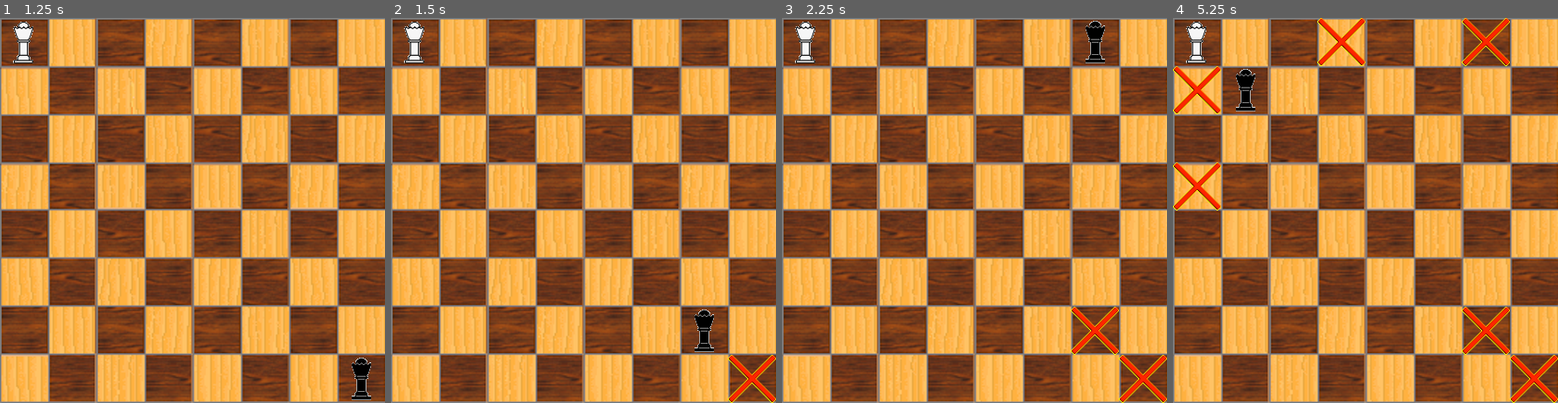
Above: before the commit, frames 1-4 (left to right).
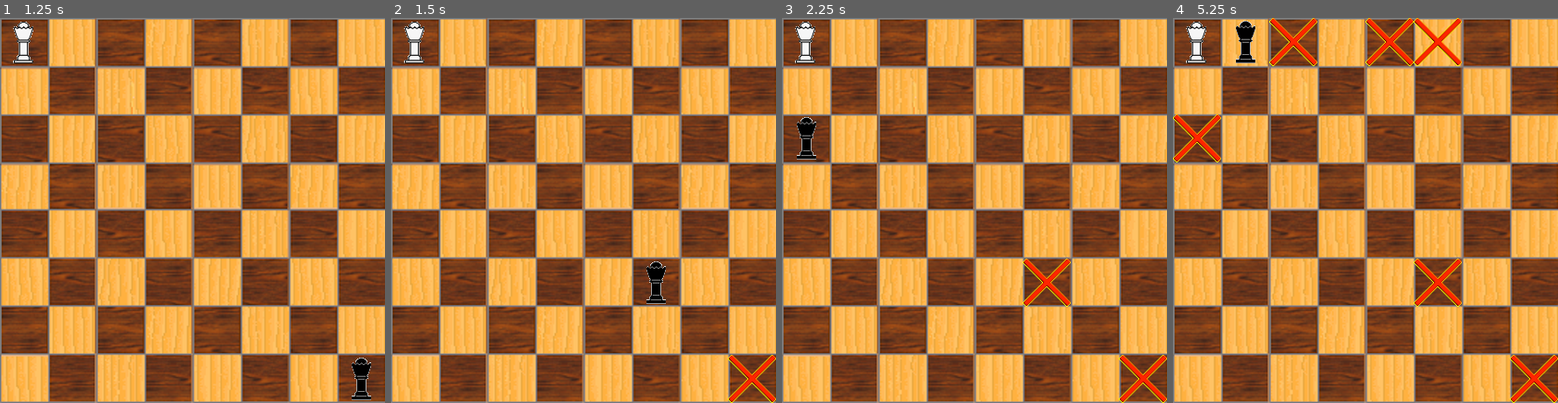
Above: after the commit, the same moments.

Repository: jmsato/IsolationGame
Game: Godot game, scene res://Scenes/Root.tscn
Same seed, same stepped clock (60 frames per second), same inputs: the game is played once before the commit and once after it.
Inputs (mouse positions are in pixels of both pictures, inside the frame that each line leads up to):
- Up to frame 1 (1.25 s): click "Start" at 0.5 s
- Up to frame 2 (1.5 s): tap Enter at 1.25 s; move the mouse to (668, 191) at 1.27 s; click (668, 191) at 1.35 s
- Up to frame 3 (2.25 s): tap Space at 2 s; move the mouse to (897, 229) at 2.02 s; click (897, 229) at 2.1 s
- Up to frame 4 (5.25 s): tap Enter at 2.75, 4.25 s; move the mouse to (1404, 125) at 2.77 s; click (1404, 125) at 2.85 s; tap Space at 3.5, 5 s; move the mouse to (1346, 287) at 3.52 s; click (1346, 287) at 3.6 s; move the mouse to (1481, 268) at 4.27 s; click (1481, 268) at 4.35 s; move the mouse to (1250, 152) at 5.02 s; click (1250, 152) at 5.1 s

Frame 1 is identical in both runs. In frame 2, 0.8% of the frame differs, in the area x 66-84%, y 63-87%; in frame 3, 1.9%; in frame 4, 6.4%, in the area x 0-88%, y 0-88%.

Commit message:
Cleaned up comments

Diff:
--- a/Scripts/AI.gd
+++ b/Scripts/AI.gd
@@ -1,9 +1,6 @@
 extends Control
 
 class_name AI
-# class member variables go here, for example:
-# var a = 2
-# var b = "textvar"
 
 class MCTS_Node:
 	var gameState: IsolationState.State
@@ -34,17 +31,6 @@
 					sortArray[item2 - 1] = sortArray[item2]
 					sortArray[item2] = tempStore
 		return sortArray
-#	func clone():
-#		var st = load("res://Scripts/AI.gd").MCTS_Node.new() #init()
-#		st.gameState = self.gameState
-#		st.move = self.move
-#		st.parentNode = self.parentNode
-#		st.childNodes = self.childNodes.duplicate()
-#		st.value = self.value
-#		st.visits = self.visits
-#		st.untriedMoves = self.untriedMoves
-#		st.playerJustMoved = self.playerJustMoved
-#		return st
 
 var isoState: IsolationState.State
 var root: MCTS_Node
@@ -52,25 +38,7 @@
 
 func init(state):
 	isoState = state
-	#isoState = get_node("/root/Root/AI").currentState
 	root = MCTS_Node.new(isoState, null)
-
-func clone():
-#	var st = AI.MCTS_Node.new(self.isoState, null)
-#	st.isoState = self.isoState
-#	st.root = self.root
-#	return st
-#	var st = MCTS_Node.new(isoState, null) #init()
-#	st.gameState = self.root.gameState
-#	st.move = self.root.move
-#	st.parentNode = self.root.parentNode
-#	st.childNodes = self.root.childNodes.duplicate()
-#	st.value = self.root.value
-#	st.visits = self.root.visits
-#	st.untriedMoves = self.root.untriedMoves
-#	st.playerJustMoved = self.root.playerJustMoved
-#	return st
-	pass
 
 func sortStates(sortArray):
 	var arraySize = sortArray.size() - 1
@@ -107,11 +75,6 @@
 		return true
 	return false
 
-#static func visits(a, b):
-#	if a.visits < b.visits:
-#		return true
-#	return false
-
 #m: Move
 #s: State (IsolationState)
 func addChild(m, s):
@@ -126,16 +89,16 @@
 	self.root.value += result
 
 func mcTreeSearch(rootState, itermax, _verbose = false):
-	var rootNode = newNode(null, null, rootState) #rootState.lastPlayerMove
+	var rootNode = newNode(null, null, rootState)
 	var tempNode
 	for _i in range(0, itermax):
 		print("In for loop")
-		tempNode = rootNode #rootNode.clone()
+		tempNode = rootNode
 		var tempState = rootState.clone()
 
 		#Select
 		print("In select step")
-		while tempNode.root.untriedMoves == [] and tempNode.root.childreNodes != []:
+		while tempNode.root.untriedMoves == [] and tempNode.root.childrenNodes != []:
 			tempNode = tempNode.selectChild()
 			if tempNode.root.playerJustMoved == "player":
 				tempState.doMove("ai", tempNode.move)
@@ -154,9 +117,6 @@
 
 		#Rollout
 		print("In rollout step")
-#		while !tempState.isUtility():
-#			var actions = []
-#			print("going thru rollout")
 		match tempState.playerJustMoved:
 			"ai":
 				var actions = tempState.getPlayerActions()
@@ -164,7 +124,6 @@
 			"player":
 				var actions = tempState.getAgentActions()
 				tempState.doMove("ai", actions[randi() % actions.size()])
-			#tempState.doMove(actions[randi() % actions.size()])
 
 		#Backpropogate
 		print("In backpropogate step")
@@ -173,10 +132,7 @@
 			tempNode = tempNode.parentNode
 	print("returning something")
 	tempNode.childNodes = tempNode.sortStates(tempNode.childNodes)
-#	print(tempNode.sortStates(tempNode.childNodes))
-#	print(tempNode.childNodes.sort_custom(AI.MCTS_Node, "visits"))
-	return tempNode.childNodes[0].root.move#.sort()[tempNode.childNodes.size() - 1].move
-	#return tempNode.childNodes.sort_custom(StateNode, "visits")[-1].move
+	return tempNode.childNodes[0].root.move
 
 func _ready():
 	# Called when the node is added to the scene for the first time.
--- a/Scripts/Board.gd
+++ b/Scripts/Board.gd
@@ -10,53 +10,27 @@
 var validPlayerMove
 
 var currentStateNode: IsolationState
-var currentState#: IsolationState.State
+var currentState
 var ai : AI
-#Board state
-#var playerIndex
-#var agentIndex
-#var lastPlayerMove
-#var lastAgentMove
-#var state = [] #Represents the 8x8 grid
 
-#To handle player and AI
-#onready var Player = get_node("/root/Root/Board/Board/QueenW")
-#onready var Agent = get_node("/root/Root/Board/Board/QueenB")
 var Player
 var Agent
 
-var aiNode
-#onready var aiNode = get_node("/root/Root/AI")
-#var aiStateNode = StateNode
-
 func _ready():
-	#state.resize(64) #Initializes the array of the board
 	generate_tiles() #Generates the tiles of the board
 	generate_players() #Generates the queen players
 	Player = get_node("/root/Game/Board/QueenW")
 	Agent = get_node("/root/Game/Board/QueenB")
 	currentStateNode = get_node("/root/Game/CurrentState")
 	ai = get_node("/root/Game/AI")
-#	Player = get_node("/root/Root/Game/Board/QueenW")
-#	Agent = get_node("/root/Root/Game/Board/QueenB")
-#	currentStateNode = get_node("/root/Root/Game/CurrentState")
-#	ai = get_node("/root/Root/Game/AI")
-	#aiNode = get_node("/root/Root/Board/Board/AI")
-	#aiStateNode = get_node("/root/Root/AI")
-#	state[0] = 1 #Add the player to the beginning of the state
-#	state[63] = 2 #Add the agent to the end of the state
-#	playerIndex = 0
-#	agentIndex = 63
 	currentState = currentStateNode.State.new()
 	currentState.init()
 	ai.init(currentState)
 	currentPlayer = 0
 	validPlayerMove = false
-	#play_game()
 
 func _physics_process(_delta):
 	#Initialize
-	#var current_player = 0
 	var player_types = [player1type, player2type]
 	#Game loop
 	if currentState.isUtility():
@@ -70,7 +44,6 @@
 				print("Button pressed")
 				var availableActions = currentState.getPlayerActions()
 				print("Player actions: " + String(availableActions))
-				#var availableActions = getPlayerActions()
 				var eventTileX = int(get_viewport().get_mouse_position().x / dimension)
 				var eventTileY = int(get_viewport().get_mouse_position().y / dimension)
 				var playerTileIndex = int(eventTileY * BOARD_DIMENSIONS.y + eventTileX)
@@ -88,10 +61,9 @@
 		else:
 			get_tree().get_root().set_disable_input(true) #player cannot move while it is the ai's turn
 			print("calculating ai move")
-			var move = ai.mcTreeSearch(currentState, 1, false)
+			var move = ai.mcTreeSearch(currentState, 3, false)
 			var moves = currentState.getAgentActions()
 			print("AI actions: " + String(moves))
-#			var move = moves[randi() % moves.size()]
 			var agentTile = tiles[currentState.agentIndex]
 			var xCoord = int(move % int(BOARD_DIMENSIONS.x)) * dimension
 			var yCoord = int(move / BOARD_DIMENSIONS.y) * dimension
@@ -99,7 +71,7 @@
 			print("ai turn: " + String(move) + " xCoord: " + String(xCoord) + " yCoord: " + String(yCoord))
 			agentTile.remove_piece()
 			Agent.move(Vector2(xCoord, yCoord))
-			currentPlayer = 0 #(current_player + 1) % 2
+			currentPlayer = 0
 #	pass
 
 func generate_tiles():
--- a/Scripts/IsolationState.gd
+++ b/Scripts/IsolationState.gd
@@ -1,9 +1,6 @@
 extends Node
 
 class_name IsolationState
-# class member variables go here, for example:
-# var a = 2
-# var b = "textvar"
 
 class State:
 	#Board state
@@ -135,8 +132,3 @@
 			score = 2 * numPlayerMoves - numAgentMoves
 
 		return score
-
-#func _process(delta):
-#	# Called every frame. Delta is time since last frame.
-#	# Update game logic here.
-#	pass
